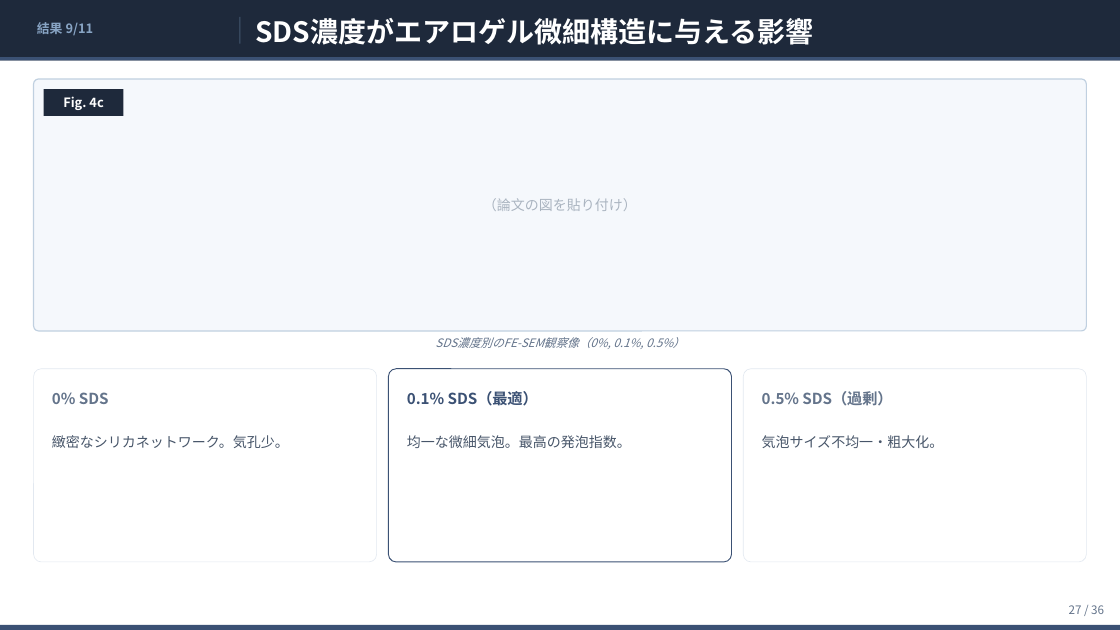
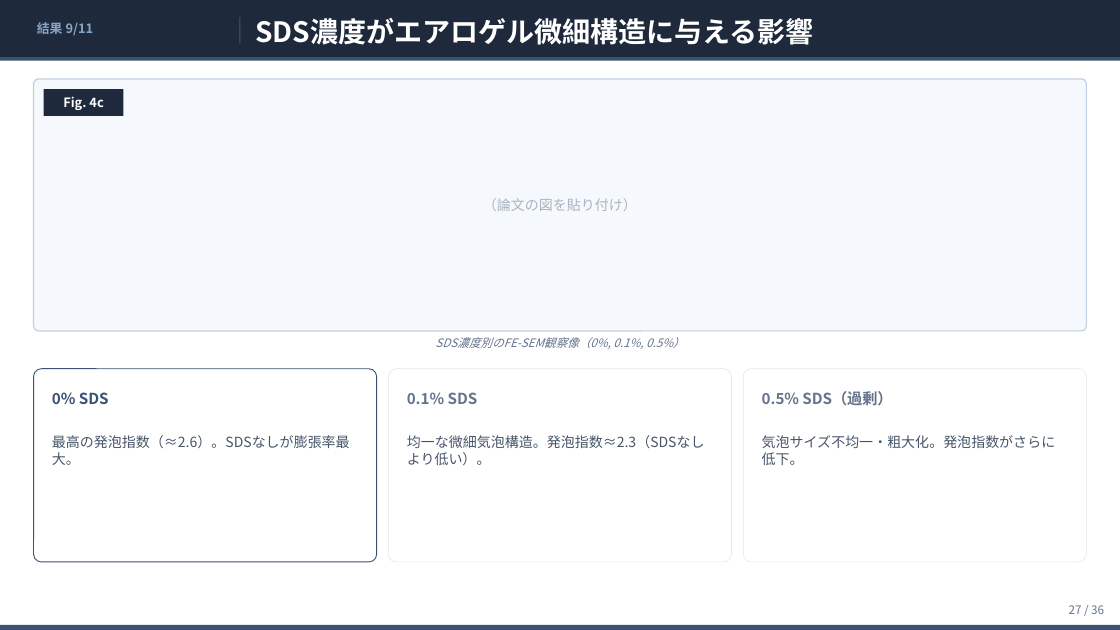
Before and after one commit to ytaisei0525-design/my-first-claude, a slide deck: slide 27 of slides.pptx. Drawn at 1120x630 pixels with LibreOffice and Linux fonts; fonts in the diff are those of the drawing. Boxes give left, top, right and bottom in pixels: in the first picture for what was removed or moved away, otherwise in the second. Text is boxed around its words. In the diff, an @@ line names an element or a change of style, - is before the commit and + after.

```diff
--- a/slides.pptx
+++ b/slides.pptx
@@ rounded rectangle at [34,369,376,562]: outline #E2E8F0 0.5 pt to #3B5174 0.8 pt @@
@@ text "0% SDS" at [52,392,109,404]: text colour #64748B to #3B5174 @@
@@ rounded rectangle at [388,369,731,562]: outline #3B5174 0.8 pt to #E2E8F0 0.5 pt @@
@@ text at [407,392,478,404]: text changed; text colour #3B5174 to #64748B @@
-0.1% SDS（最適）
+0.1% SDS
@@ text at [52,435,350,465]: text changed @@
-緻密なシリカネットワーク。気孔少。
+最高の発泡指数（≈2.6）。SDSなしが膨張率最大。
@@ text at [407,435,705,465]: text changed @@
-均一な微細気泡。最高の発泡指数。
+均一な微細気泡構造。発泡指数≈2.3（SDSなしより低い）。
@@ text at [762,435,1056,465]: text changed @@
-気泡サイズ不均一・粗大化。
+気泡サイズ不均一・粗大化。発泡指数がさらに低下。
```
Also in this commit, not shown: 15 other slides changed, 1 slide added, 1 slide removed, 1 other file.
